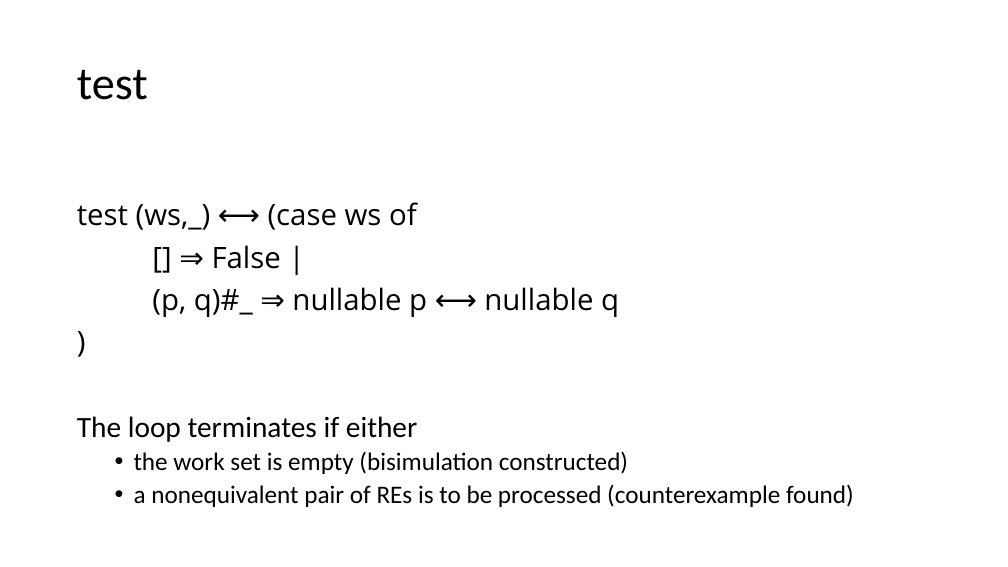
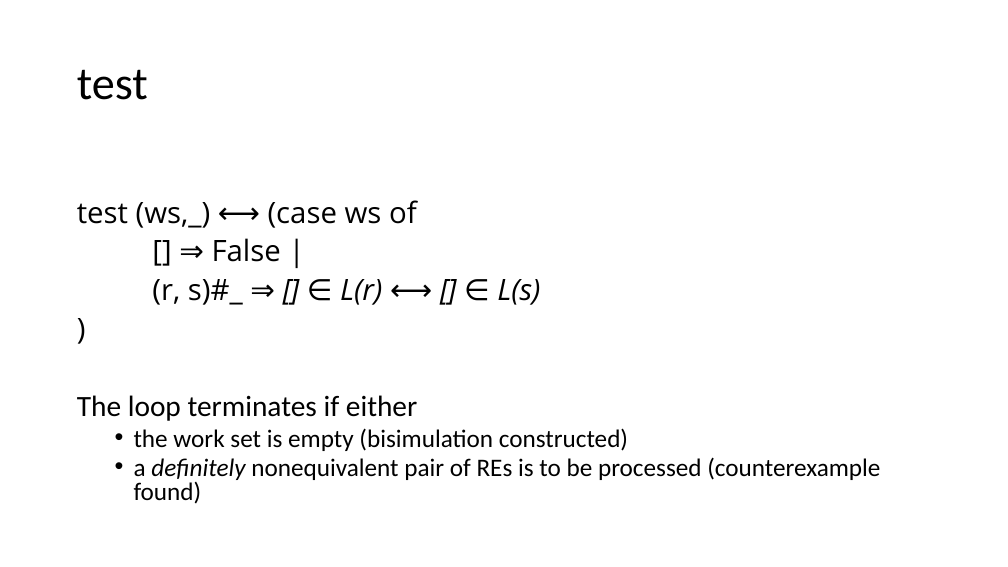
Before and after one commit to Helli/fds_seminar, a slide deck: slide 13 of slides.pptx. Drawn at 1008x567 pixels with LibreOffice and Linux fonts; fonts in the diff are those of the drawing. Boxes give left, top, right and bottom in pixels: in the first picture for what was removed or moved away, otherwise in the second. Text is boxed around its words. In the diff, an @@ line names an element or a change of style, - is before the commit and + after.

```diff
--- a/slides.pptx
+++ b/slides.pptx
@@ text at (x1=77, y1=200, x2=628, y2=451): line spacing 0.9 to 0.8 @@
@@ text at (x1=152, y1=279, x2=540, y2=305): text changed; italic on @@
-(p, q)#_ ⇒ nullable p ⟷ nullable q
+(r, s)#_ ⇒ [] ∈ L(r) ⟷ [] ∈ L(s)
@@ text at (x1=134, y1=457, x2=880, y2=504): text changed @@
-  • a nonequivalent pair of REs is to be processed (counterexample found)
+  • a definitely nonequivalent pair of REs is to be processed (counterexample found)
```
Also in this commit, not shown: 4 other slides changed.
